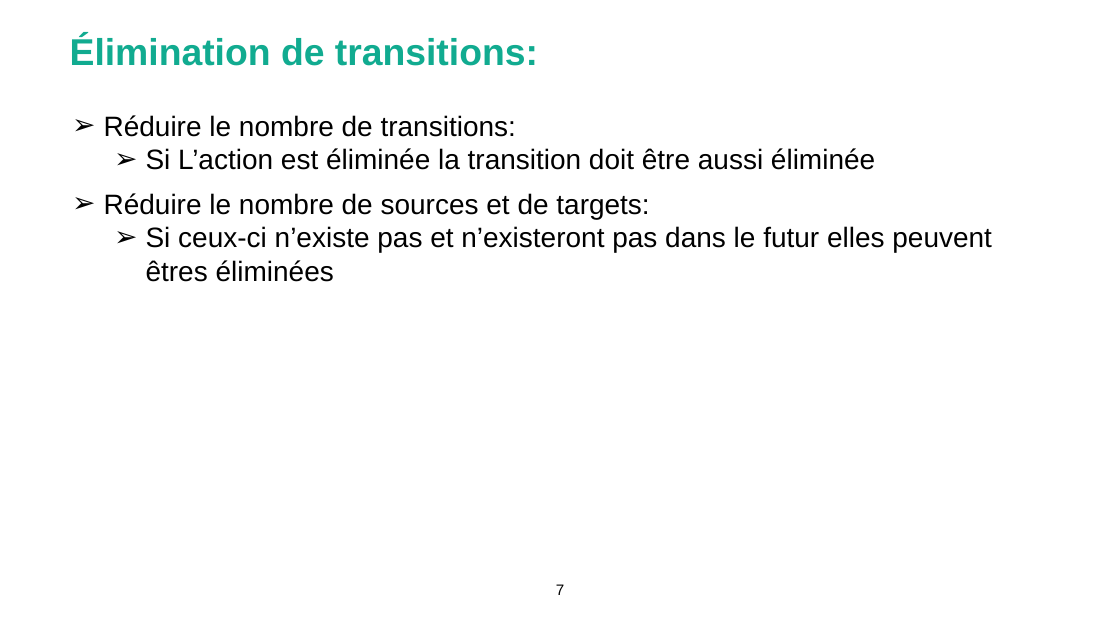
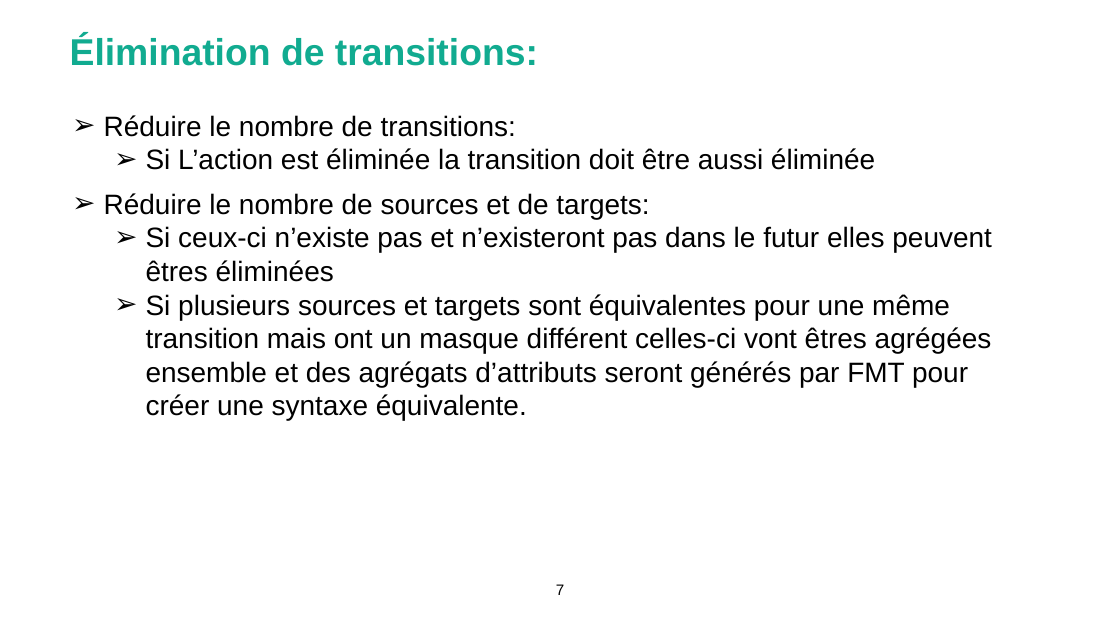
Before and after one commit to Bureau-du-Forestier-en-chef/FMT, a slide deck: slide 7 of Documentation/FMT_Presolve.pptx. Drawn at 1120x630 pixels with LibreOffice and Linux fonts; fonts in the diff are those of the drawing; background and template pictures are left out. Boxes give left, top, right and bottom in pixels: in the first picture for what was removed or moved away, otherwise in the second. Text is boxed around its words. In the diff, an @@ line names an element or a change of style, - is before the commit and + after.

```diff
--- a/Documentation/FMT_Presolve.pptx
+++ b/Documentation/FMT_Presolve.pptx
@@ text at (146, 294, 992, 420): paragraph added @@
+    ➢ Si plusieurs sources et targets sont équivalentes pour une même transition mais ont un masque différent celles-ci vont êtres agrégées ensemble et des agrégats d’attributs seront générés par FMT pour créer une syntaxe équivalente.
```
Also in this commit, not shown: 1 other slide changed, 21 other files.
